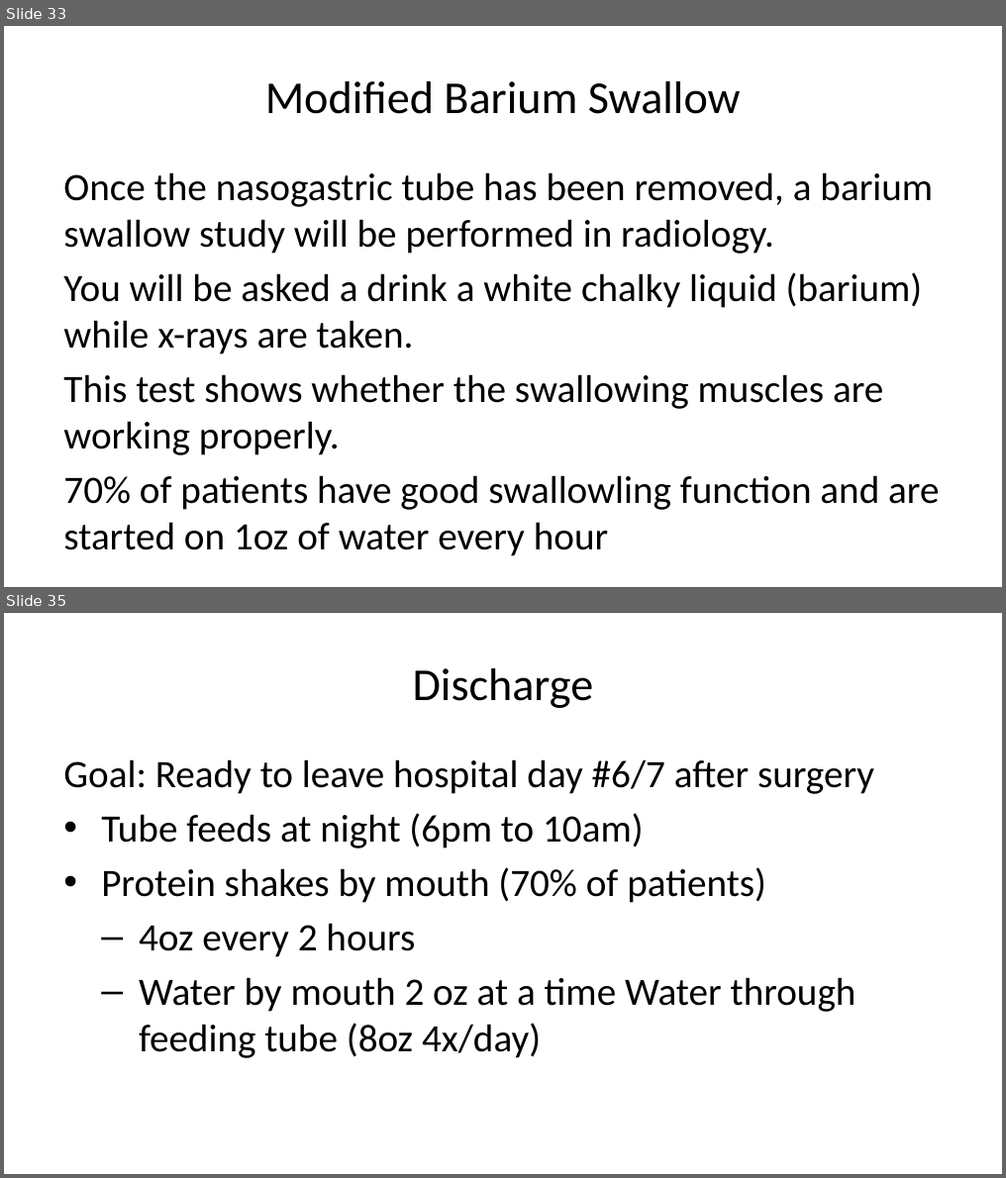
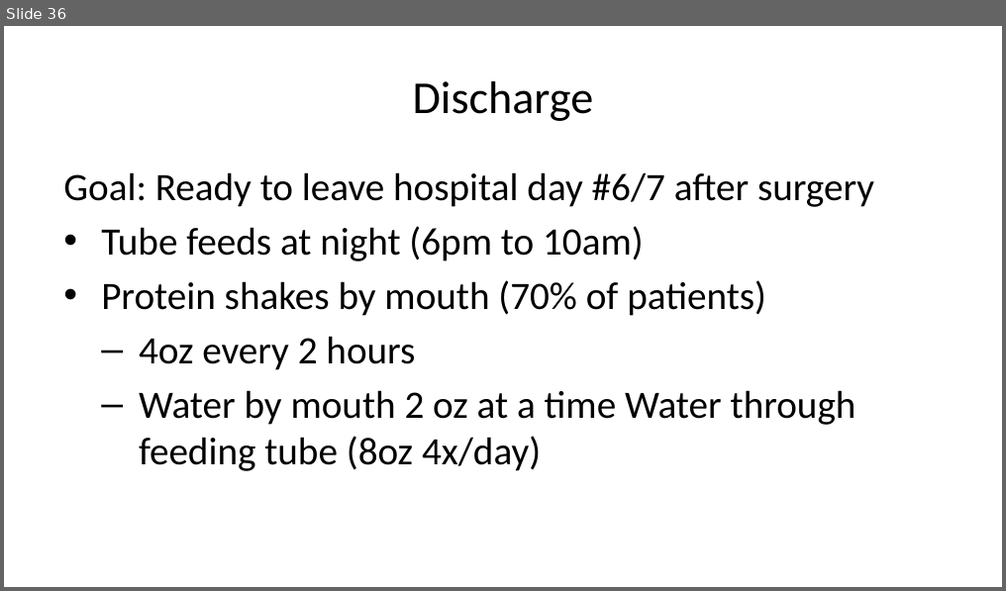
Before and after one commit to jcsalo/patient_education, a slide deck: lci_surgery.pptx. Shown one above the other, each under a label of ours: slides 33 and 35 before the commit, slide 36 after it; the slides between them are not shown. The pictures are 1006x1178 and 1006x591 pixels, drawn with LibreOffice and Linux fonts; fonts in the diff are those of the drawing. Boxes give left, top, right and bottom in pixels: in the first picture for what was removed or moved away, otherwise in the second. Text is boxed around its words. In the diff, an @@ line names an element or a change of style, - is before the commit and + after.

```diff
--- a/lci_surgery.pptx
+++ b/lci_surgery.pptx
@@ slide 33 removed at (x1=4, y1=26, x2=1002, y2=587), background #FFFFFF @@
@@ title removed at (x1=265, y1=81, x2=741, y2=114) @@
-Modified Barium Swallow
@@ text removed at (x1=63, y1=173, x2=939, y2=557) @@
-Once the nasogastric tube has been removed, a barium swallow study will be performed in radiology.
-You will be asked a drink a white chalky liquid (barium) while x-rays are taken.
-This test shows whether the swallowing muscles are working properly.
-70% of patients have good swallowling function and are started on 1oz of water every hour
@@ what was slide 35 is now slide 36 @@
```
Also in this commit, not shown: 7 slides changed, 3 slides added, 1 other slide removed, 40 other files.
